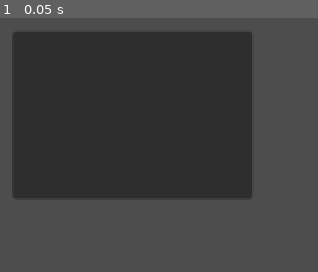
Above: before the commit, frame 1.
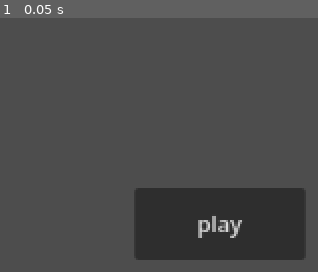
Above: after the commit, the same moment.

Repository: weiyi-boynextdoor/ProjectKobeClient
Game: Godot game, scene res://main_ui.tscn
Two runs of this game, one before a commit and one after it. Both use one fixed random seed, a clock stepped at 60 frames per second and the inputs below.
Inputs:
- Up to frame 1 (0.05 s): no input

The runs differ from the first frame. In frame 1, 60% of the frame differs, in the area x 4-96%, y 5-96%.

Commit message:
test ui play sound

Diff:
--- /dev/null
+++ b/main_ui.gd
@@ -0,0 +1,5 @@
+extends Control
+
+
+func _on_btn_playsound_pressed() -> void:
+	$AudioStreamPlayer.play() # Replace with function body.
--- a/main_ui.tscn
+++ b/main_ui.tscn
@@ -1,9 +1,33 @@
 [gd_scene format=3 uid="uid://bibux6l51ckqw"]
 
-[node name="Node2D" type="Node2D" unique_id=1786376841]
+[ext_resource type="Script" uid="uid://serkdkxfrckq" path="res://main_ui.gd" id="1"]
+[ext_resource type="AudioStream" uid="uid://dvdgl8cxx0xj6" path="res://audio/mamba.wav" id="2"]
 
-[node name="Button" type="Button" parent="." unique_id=1222388882]
-offset_left = 916.0
-offset_top = 457.0
-offset_right = 1089.0
-offset_bottom = 578.0
+[node name="Control" type="Control" unique_id=2027432748]
+layout_mode = 3
+anchors_preset = 15
+anchor_right = 1.0
+anchor_bottom = 1.0
+grow_horizontal = 2
+grow_vertical = 2
+script = ExtResource("1")
+
+[node name="btn_playsound" type="Button" parent="." unique_id=1326952406]
+layout_mode = 1
+anchors_preset = 3
+anchor_left = 1.0
+anchor_top = 1.0
+anchor_right = 1.0
+anchor_bottom = 1.0
+offset_left = -148.0
+offset_top = -78.0
+offset_right = -25.0
+offset_bottom = -26.0
+grow_horizontal = 0
+grow_vertical = 0
+text = "play"
+
+[node name="AudioStreamPlayer" type="AudioStreamPlayer" parent="." unique_id=1970930912]
+stream = ExtResource("2")
+
+[connection signal="pressed" from="btn_playsound" to="." method="_on_btn_playsound_pressed"]
Not shown, added: audio/mamba.wav.import
Not shown, added: main_ui.gd.uid
Not shown, added: audio/mamba.wav
